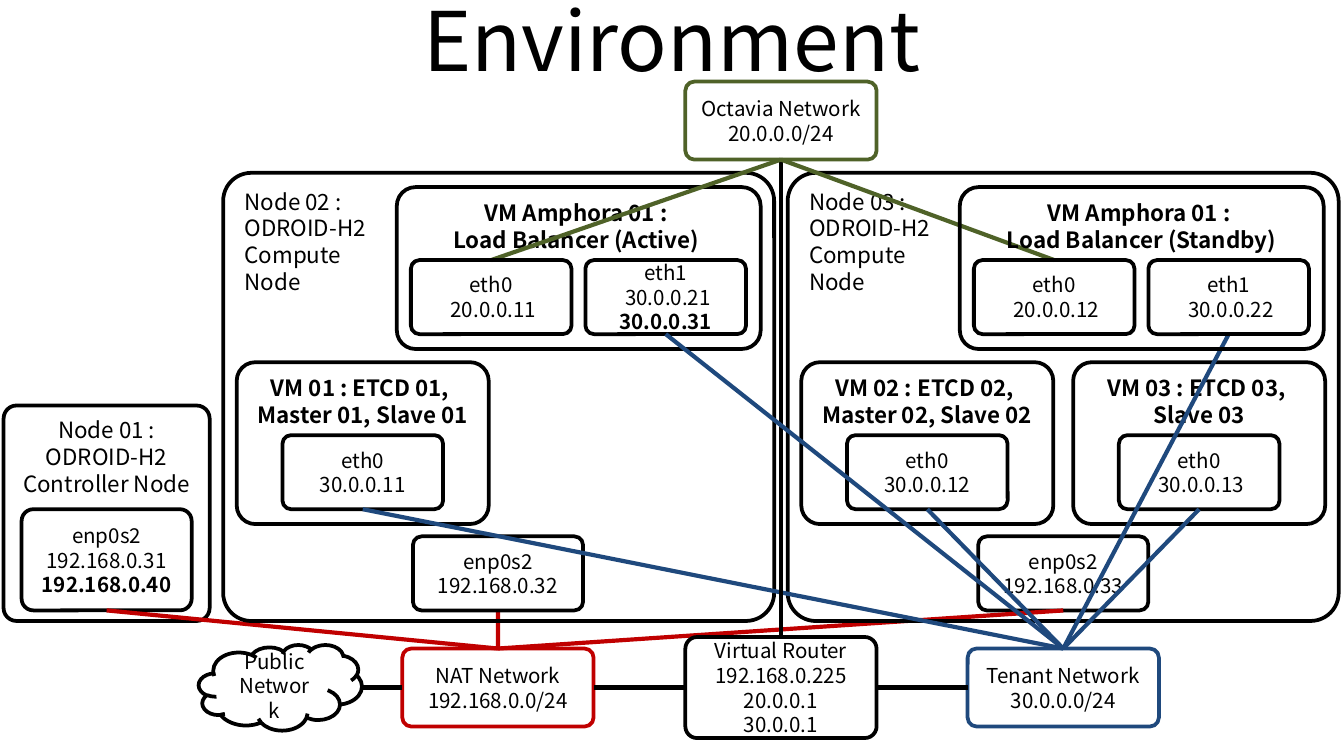
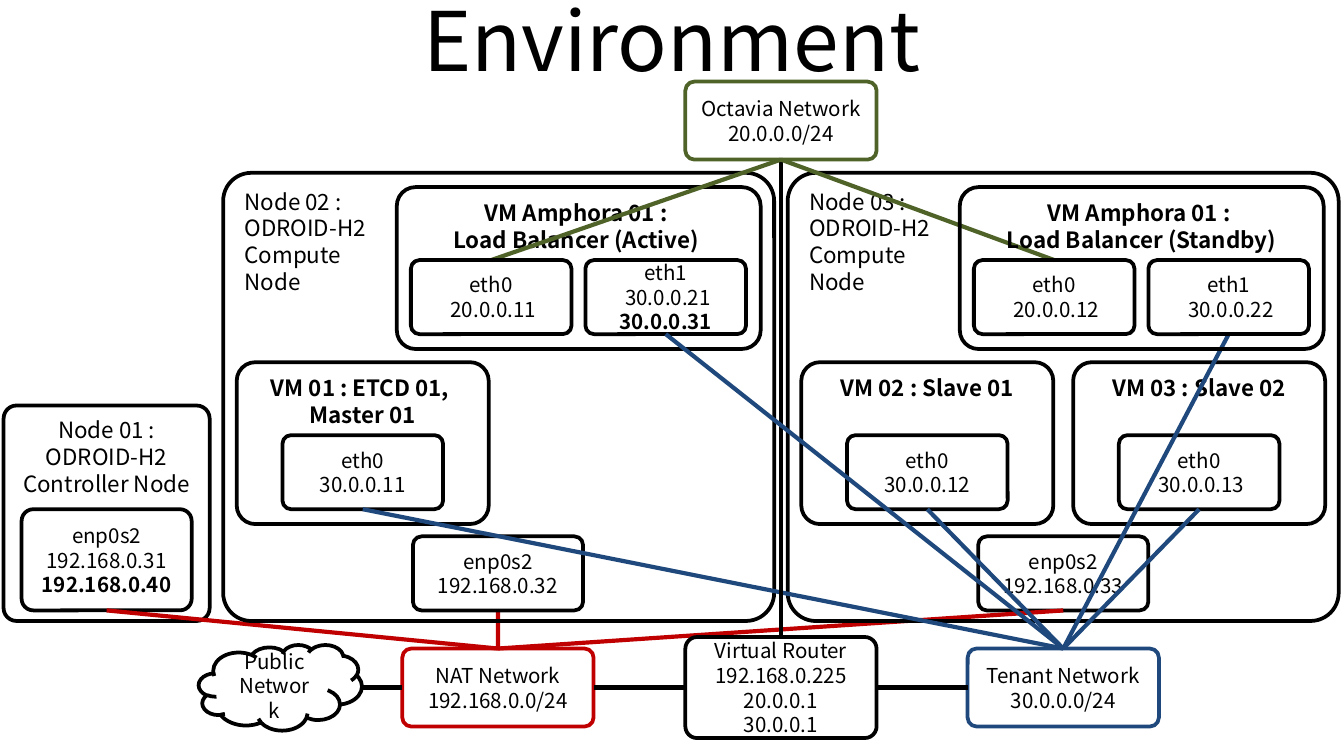
Before and after one commit to ssup2/blog-old, a slide deck: slide 1 of images/record/Kubernetes_kubeadm_external_cloud_provider_Ubuntu_18.04_OpenStack/Kubernetes_Install.pptx. Drawn at 1344x756 pixels with LibreOffice and Linux fonts; fonts in the diff are those of the drawing. Boxes give left, top, right and bottom in pixels: in the first picture for what was removed or moved away, otherwise in the second. Text is boxed around its words. In the diff, an @@ line names an element or a change of style, - is before the commit and + after.

```diff
--- a/images/record/Kubernetes_kubeadm_external_cloud_provider_Ubuntu_18.04_OpenStack/Kubernetes_Install.pptx
+++ b/images/record/Kubernetes_kubeadm_external_cloud_provider_Ubuntu_18.04_OpenStack/Kubernetes_Install.pptx
@@ text in rounded rectangle at <box>841,378,1013,397</box>: text changed @@
-VM 02 : ETCD 02,
-Master 02, Slave 02
+VM 02 : Slave 01
@@ text in rounded rectangle at <box>1112,374,1285,402</box>: text changed @@
-VM 03 : ETCD 03,
-Slave 03
+VM 03 : Slave 02
@@ text in rounded rectangle at <box>310,406,415,424</box>: text changed @@
-Master 01, Slave 01
+Master 01
```
Also in this commit, not shown: 2 other files.
